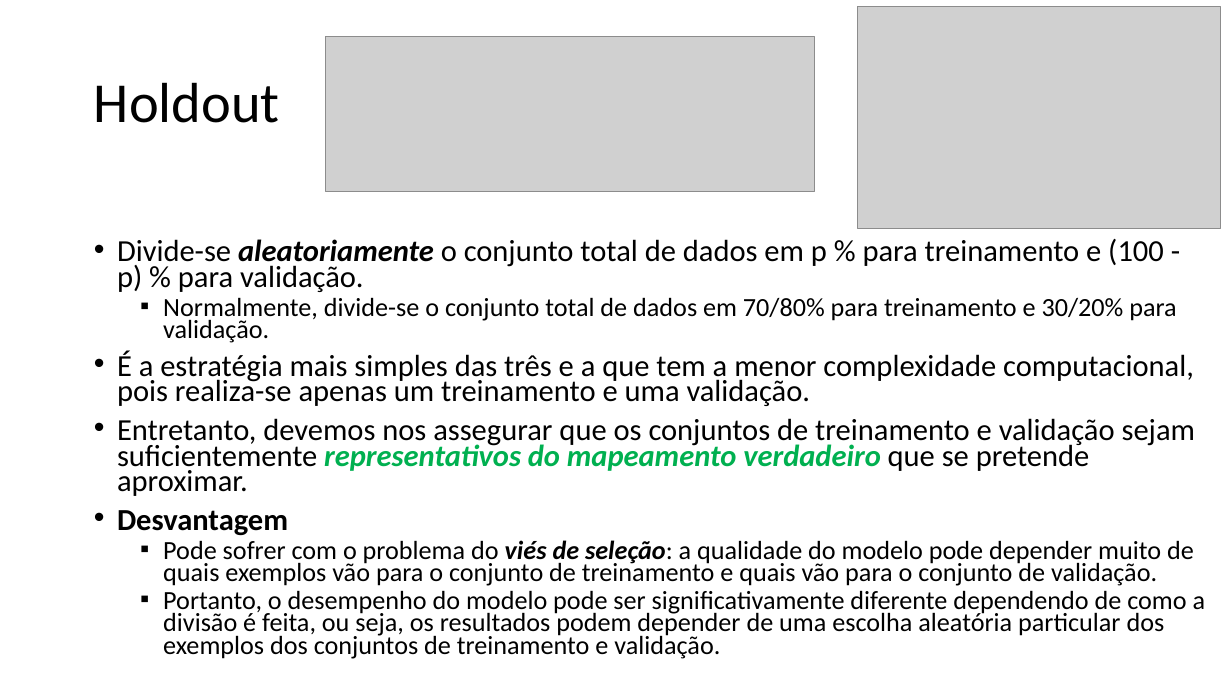
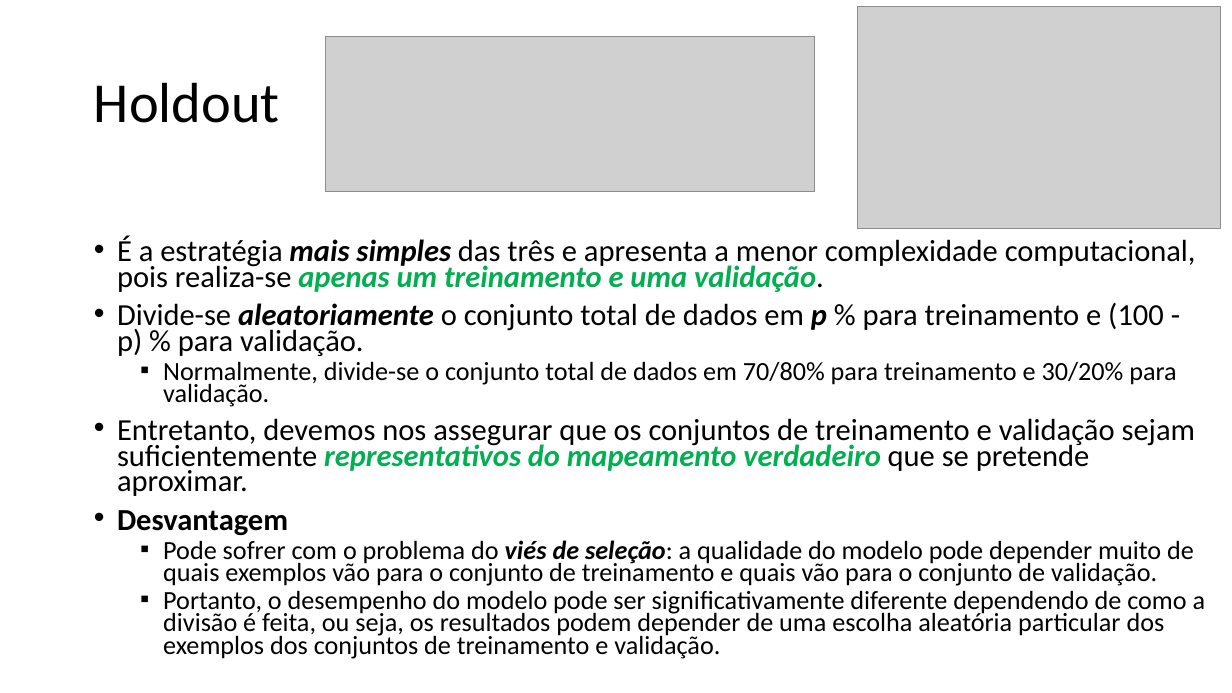
Before and after one commit to zz4fap/t319_aprendizado_de_maquina, a slide deck: slide 4 of slides/T319_Regressão_Linear (Parte V).pptx. Drawn at 1232x693 pixels with LibreOffice and Linux fonts; fonts in the diff are those of the drawing; grey boxes stand for pictures. Boxes give left, top, right and bottom in pixels: in the first picture for what was removed or moved away, otherwise in the second. Text is boxed around its words. In the diff, an @@ line names an element or a change of style, - is before the commit and + after.

```diff
--- a/slides/T319_Regressão_Linear (Parte V).pptx
+++ b/slides/T319_Regressão_Linear (Parte V).pptx
@@ text at <box>117,236,1196,292</box>: paragraph added @@
+• É a estratégia mais simples das três e apresenta a menor complexidade computacional, pois realiza-se apenas um treinamento e uma validação.
@@ text at <box>117,303,1164,356</box>: bold on, italic on in "p" @@
@@ text at <box>117,350,1194,406</box>: paragraph removed @@
-• É a estratégia mais simples das três e a que tem a menor complexidade computacional, pois realiza-se apenas um treinamento e uma validação.
```
Also in this commit, not shown: 8 other slides changed, 3 other files.
